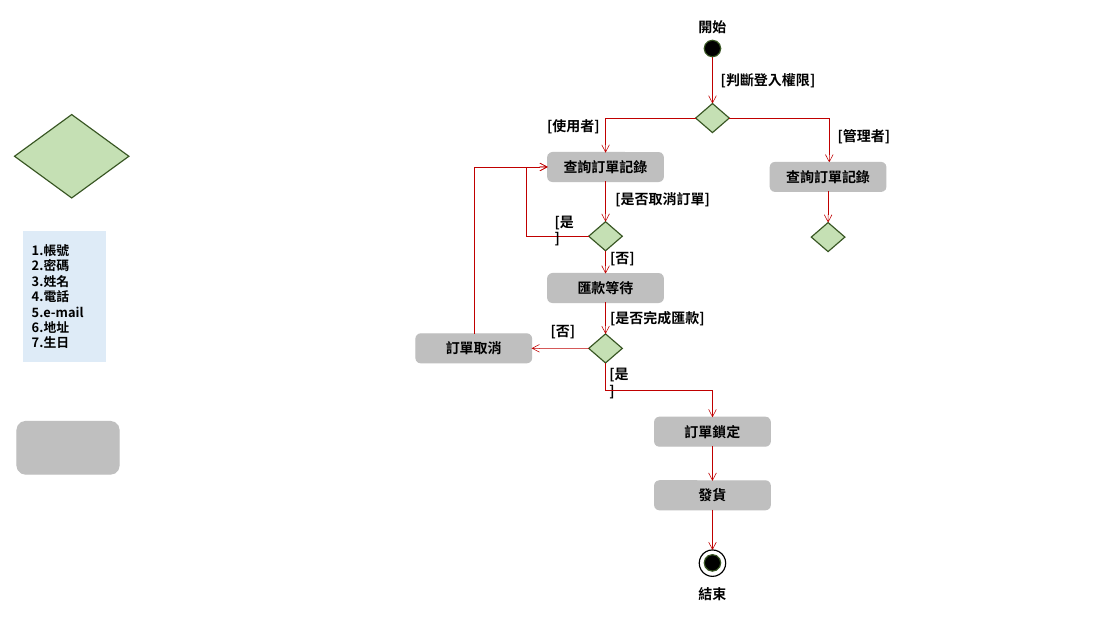
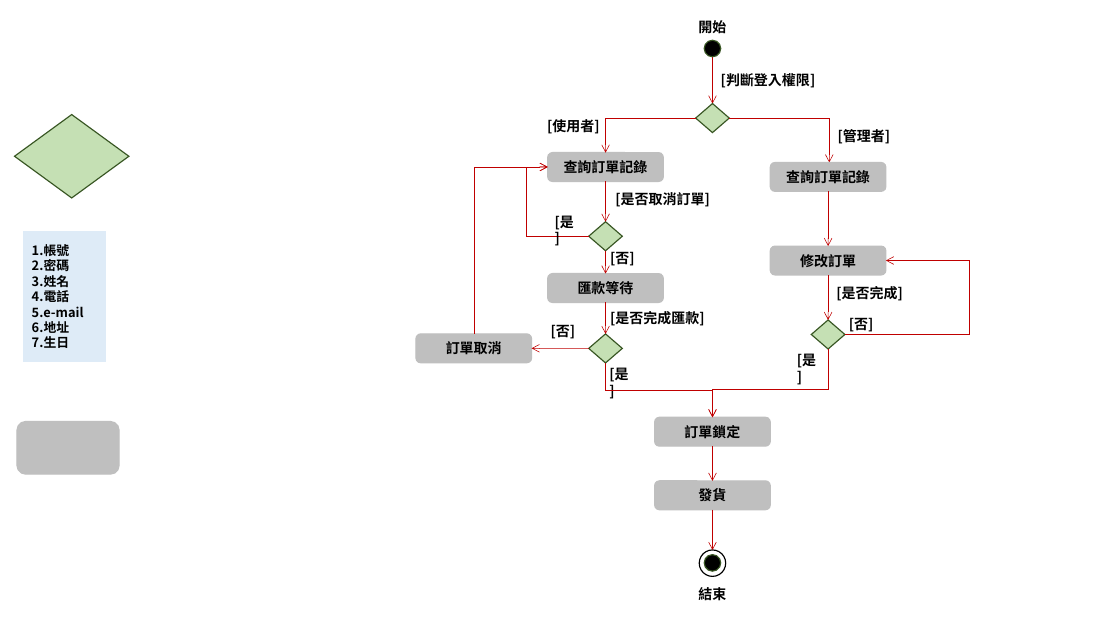
Before and after one commit to gnshiun/WebProject, a slide deck: slide 2 of 02_活動圖/活動圖_訂單管理.pptx. Drawn at 1120x630 pixels with LibreOffice and Linux fonts; fonts in the diff are those of the drawing. Boxes give left, top, right and bottom in pixels: in the first picture for what was removed or moved away, otherwise in the second. Text is boxed around its words. In the diff, an @@ line names an element or a change of style, - is before the commit and + after.

Commit message:
更新：活動圖_訂單管理

```diff
--- a/02_活動圖/活動圖_訂單管理.pptx
+++ b/02_活動圖/活動圖_訂單管理.pptx
@@ arrow moved from (828, 192) - (828, 223) to (828, 192) - (828, 246) @@
@@ rounded rectangle added at (x1=770, y1=246, x2=886, y2=275), fill #BFBFBF, outline #BFBFBF 1 pt, 12 pt, text #000000, bold @@
+修改訂單
@@ elbow arrow added from (845, 334) to (886, 260), #C00000 0.5 pt @@
@@ arrow added from (828, 275) to (828, 320), #C00000 0.5 pt @@
@@ text added at (x1=836, y1=286, x2=903, y2=301), 12 pt, text #000000, bold @@
+[是否完成]
@@ diamond moved from (x1=812, y1=223, x2=845, y2=252) to (x1=812, y1=320, x2=845, y2=350) @@
@@ text added at (x1=849, y1=317, x2=874, y2=332), 12 pt, text #000000, bold @@
+[否]
@@ elbow arrow added from (828, 350) to (712, 418), #C00000 0.5 pt @@
@@ text added at (x1=797, y1=351, x2=816, y2=369), 12 pt, text #000000, bold @@
+[是]
```
